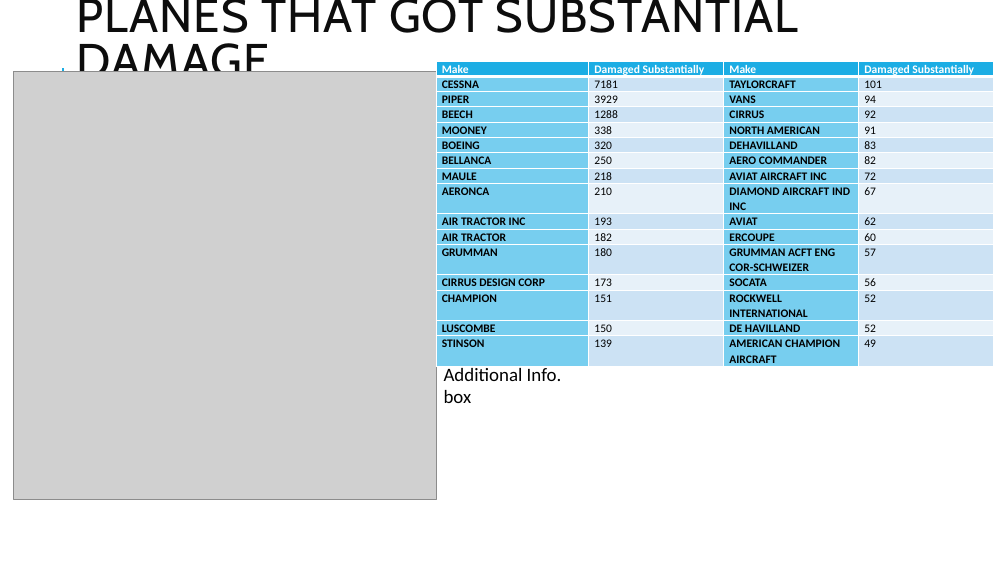
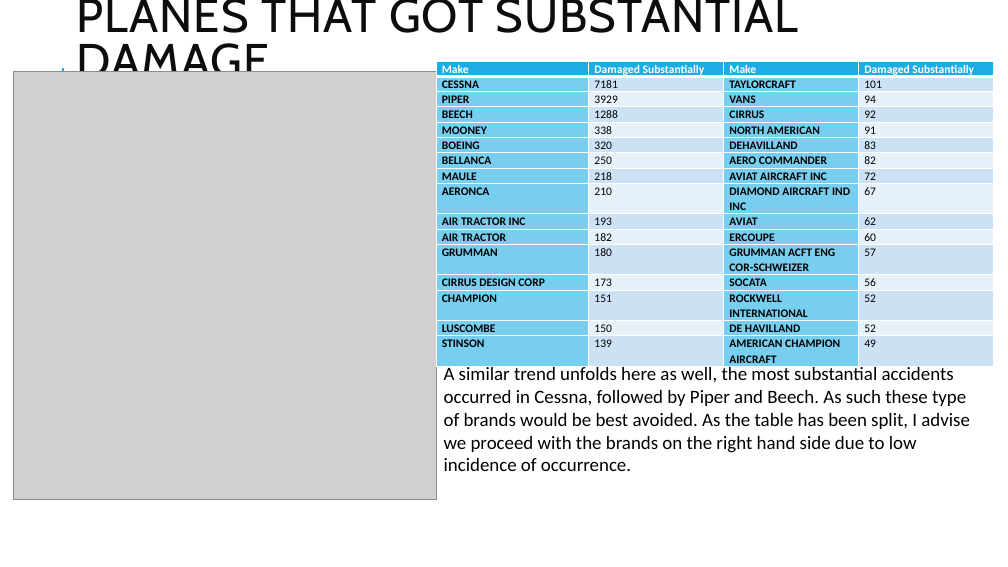
Before and after one commit to kdizz/dsc-phase-1-project-v3, a slide deck: slide 6 of CAPITAL INVESTMENTS LIMITED.pptx. Drawn at 1008x567 pixels with LibreOffice and Linux fonts; fonts in the diff are those of the drawing; grey boxes stand for pictures. Boxes give left, top, right and bottom in pixels: in the first picture for what was removed or moved away, otherwise in the second. Text is boxed around its words. In the diff, an @@ line names an element or a change of style, - is before the commit and + after.

```diff
--- a/CAPITAL INVESTMENTS LIMITED.pptx
+++ b/CAPITAL INVESTMENTS LIMITED.pptx
@@ text at [444, 365, 970, 471]: text changed @@
-Additional Info.
-box
+A similar trend unfolds here as well, the most substantial accidents occurred in Cessna, followed by Piper and Beech. As such these type of brands would be best avoided. As the table has been split, I advise we proceed with the brands on the right hand side due to low incidence of occurrence.
```
Also in this commit, not shown: 5 other slides changed, 1 slide added, 1 slide removed, 5 other files.
